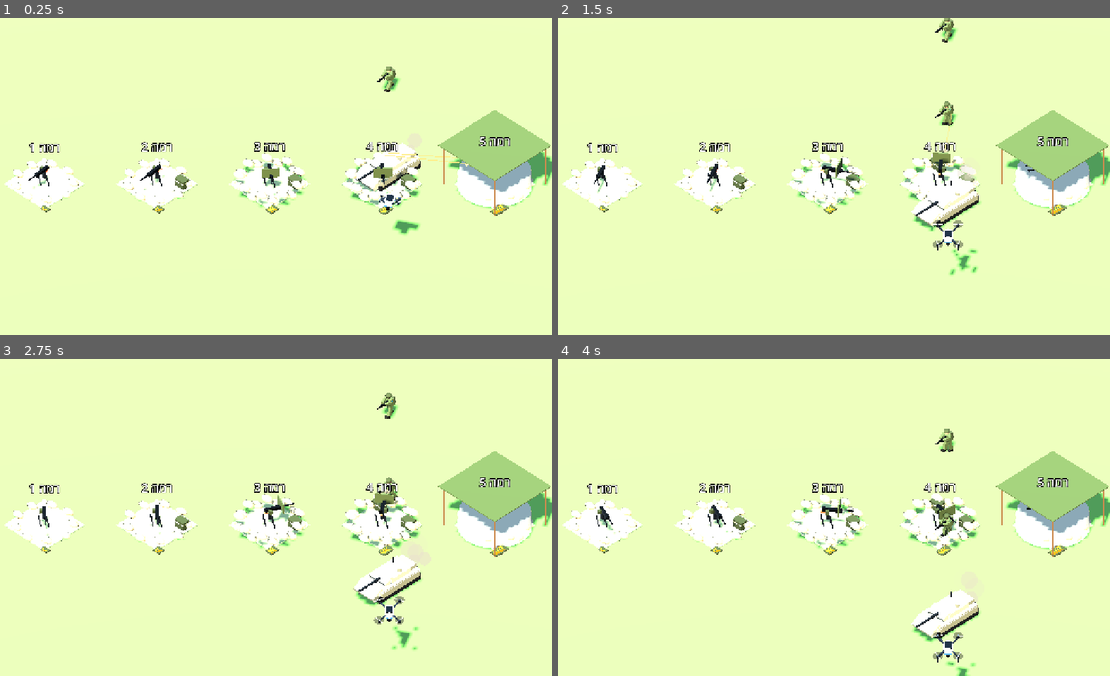
Above: before the commit, frames 1-4 (two rows, left to right).
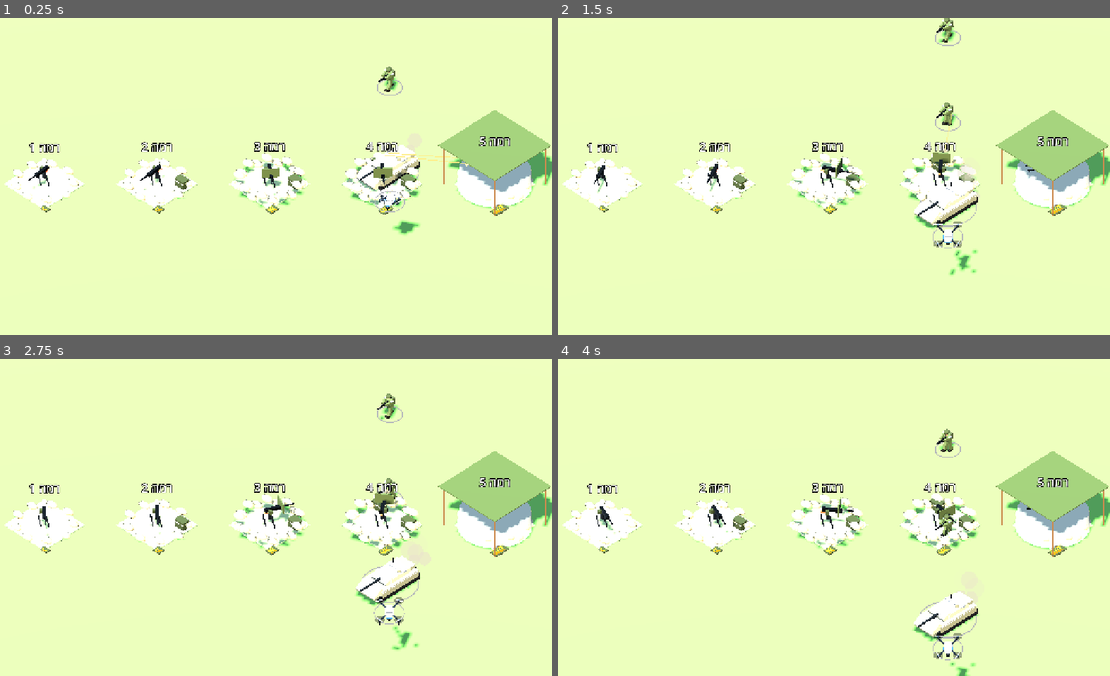
Above: after the commit, the same moments.

Repository: skywatchcom-design/drone-kingdom
Game: Godot game, scene res://scenes/dev/gallery.tscn
Two runs of this game, one before a commit and one after it. Both use one fixed random seed, a clock stepped at 60 frames per second and the inputs below. This scene is started directly instead of the project's main scene.
Inputs (mouse positions are in pixels of both pictures, inside the frame that each line leads up to):
- Up to frame 1 (0.25 s): no input
- Up to frame 2 (1.5 s): move the mouse to (949, 160) at 0.52 s; click (949, 160) at 0.67 s; drag from (712, 192) to (800, 239) at 1.27 s
- Up to frame 3 (2.75 s): move the mouse to (325, 447) at 2.02 s; click (325, 447) at 2.17 s
- Up to frame 4 (4 s): drag from (800, 580) to (657, 469) at 2.77 s; move the mouse to (999, 565) at 3.52 s; click (999, 565) at 3.67 s

The runs differ from the first frame. In frame 1, 0.4% of the frame differs, in the area x 63-77%, y 15-68%; in frame 2, 0.6%, in the area x 63-77%, y 0-80%; in frame 3, 0.6%; in frame 4, 0.6%.

Commit message:
Five clearly different levels for soldiers, engineers, the tank and drones
- Units grow with level, change silhouette and wear their level color (none, silver,
  blue, red, gold), with a matching ring under them, so an enemy can read the level.
- Infantry: patches, plate vest and LMG, dark armor and radio, full armor with a glowing
  visor and a multi-barrel gun. Engineers: tool belt, bulky suit, detector and satchel,
  bomb suit with a small robot. Tank: stripes, reactive armor and long gun, dark camo and
  smoke launchers, big twin-barrel turret with glowing protection.
- Drones keep their approved models with a level layer: courier to graphite with six
  rotors, scout to a black stealth wing, heavy lifter to black and gold with two winches.
- Dev gallery shows units and drones at all five levels.

Co-Authored-By: Claude Opus 5.5 <noreply@anthropic.com>

Diff:
--- a/scripts/dev/gallery.gd
+++ b/scripts/dev/gallery.gd
@@ -1,6 +1,6 @@
 extends Node3D
-## Dev tool: one structure at levels 1 to 5 side by side, to check that every level looks
-## different. Run: godot --path . res://scenes/dev/gallery.tscn -- --type mg
+## Dev tool: one structure, unit or drone at levels 1 to 5 side by side, to check that every
+## level looks different. Run: godot --path . res://scenes/dev/gallery.tscn -- --type mg
 ## Defenses fire at a few dummy soldiers, tanks and drones passing in front.
 
 var defenses: Array[Defense] = []
@@ -20,7 +20,9 @@
 	for lvl in range(1, Catalog.MAX_LEVEL + 1):
 		var at := Vector3((lvl - 3) * 7.5, 0, -(lvl - 3) * 7.5)
 		MeshKit.add(self, MeshKit.box(Vector3(5.4, 0.12, 5.4)), MeshKit.mat(Color(0.6, 0.67, 0.48), 0.9), at + Vector3(0, 0.06, 0))
-		if Catalog.is_defense(type):
+		if Catalog.DRONES.has(type) or Catalog.GROUND.has(type):
+			_unit_at(type, lvl, at)
+		elif Catalog.is_defense(type):
 			var d := Catalog.make_defense(type)
 			add_child(d)
 			d.position = at
@@ -46,6 +48,26 @@
 		dummies.append(u)
 
 
+## A unit at `lvl` on its pad, looping its showcase moves (drones hover above it).
+func _unit_at(type: String, lvl: int, at: Vector3) -> void:
+	var stats := Catalog.unit_stats(type, lvl)
+	if Catalog.DRONES.has(type):
+		var d := Drone.new()
+		d.configure(stats)
+		d.showcase = true
+		d.position = at + Vector3(0, 2.4, 0)
+		add_child(d)
+		return
+	var count := mini(int(stats.get("squad", 1)), 2)
+	for i in count:
+		var u := GroundUnit.new()
+		u.configure(stats)
+		u.showcase = true
+		u.kneels = i % 2 == 1
+		u.position = at + Vector3((i - (count - 1) / 2.0) * 1.8, 0.12, 0)
+		add_child(u)
+
+
 func _process(delta: float) -> void:
 	_t += delta
 	for k in dummies.size():
--- a/scripts/raid/drone.gd
+++ b/scripts/raid/drone.gd
@@ -13,6 +13,7 @@
 
 var max_speed := 10.0
 var body_scale := 1.6
+var level := 1
 var gear_height := 1.0
 ## Hangar preview: no flight, signature moves on a loop.
 var showcase := false
@@ -57,7 +58,9 @@
 	max_speed = float(stats["speed"])
 	max_health = float(stats["health"])
 	health = max_health
-	body_scale = float(stats["scale"])
+	level = int(stats.get("level", 1))
+	# Higher levels are visibly bigger.
+	body_scale = float(stats["scale"]) * (0.85 + 0.1 * level)
 	dps = float(stats.get("dps", dps))
 	prefers = stats.get("prefers", prefers)
 	fire_interval = float(stats.get("fire", fire_interval))
@@ -72,6 +75,10 @@
 	_body.scale = Vector3.ONE * body_scale
 	add_child(_body)
 	_parts = DroneModels.build(kind, _body)
+	DroneModels.add_level(kind, _body, level, _parts)
+	# A ring in the level color around the drone.
+	var ring := MeshKit.add(_body, MeshKit.ring(0.95 if kind != "heavy" else 1.4, 0.05), MeshKit.glow(UnitModels.LEVEL_COLORS[clampi(level, 1, 5) - 1], 0.85), Vector3(0, -0.12, 0))
+	ring.cast_shadow = GeometryInstance3D.SHADOW_CASTING_SETTING_OFF
 	gear_height = float(_parts["bottom"]) * body_scale
 	_net = MeshKit.add(_body, MeshKit.sphere(1.0, 12), MeshKit.glow(Color(0.92, 0.96, 1.0), 0.35))
 	_net.visible = false
--- a/scripts/raid/drone_models.gd
+++ b/scripts/raid/drone_models.gd
@@ -170,3 +170,110 @@
 	p["weight"] = weight
 	p["bottom"] = 1.1
 	return p
+
+
+# ---------------------------------------------------------------- levels
+
+## Adds what each level looks like on top of the approved model (sketch Th5mNJUuSD5d77XEMeRnqE),
+## so an enemy can read the level at a glance. The Drone also grows with level.
+##   courier: Lv2 a battery pack; Lv3 prop guards and a second camera; Lv4 a graphite shell and
+##            armor pods; Lv5 two extra rotors, a third camera, a red laser and a gold band.
+##   scout:   Lv2 tall antennas; Lv3 red plates, prop guards and a black canopy; Lv4 an extra
+##            battery and a brighter glow; Lv5 a black stealth wing with glowing ducted fans.
+##   heavy:   Lv2 a bigger weight; Lv3 two more rotor pods and an orange cargo box; Lv4 armor
+##            plates; Lv5 black and gold with a second winch.
+static func add_level(kind: String, body: Node3D, level: int, p: Dictionary) -> void:
+	var band := UnitModels.level_material(level)
+	match kind:
+		"courier":
+			_courier_level(body, level, p, band)
+		"scout":
+			_scout_level(body, level, p, band)
+		"heavy":
+			_heavy_level(body, level, p, band)
+
+
+static func _guard(parent: Node3D, pos: Vector3, radius: float, mat: Material) -> void:
+	var ring := MeshKit.add(parent, MeshKit.ring(radius, 0.04), mat, pos)
+	ring.cast_shadow = GeometryInstance3D.SHADOW_CASTING_SETTING_OFF
+
+
+static func _courier_level(body: Node3D, level: int, p: Dictionary, band: Material) -> void:
+	var graphite := MeshKit.mat(Color(0.23, 0.25, 0.28), 0.4, 0.5)
+	MeshKit.add(body, MeshKit.box(Vector3(0.42, 0.04, 0.6)), band, Vector3(0, 0.2, -0.05))
+	if level >= 2:
+		MeshKit.add(body, MeshKit.box(Vector3(0.34, 0.12, 0.3)), graphite, Vector3(0, 0.24, -0.25))
+	if level >= 3:
+		for hinge: Node3D in p["arms"]:
+			var sz: float = hinge.get_meta("sz")
+			_guard(hinge, Vector3(0, 0.13, sz * 0.62), 0.34, graphite)
+		var gimbal: Node3D = p["gimbal"]
+		MeshKit.add(gimbal, MeshKit.sphere(0.08, 16), MeshKit.mat(Color(0.08, 0.09, 0.11), 0.25, 0.4), Vector3(0.14, -0.05, 0.02))
+	if level >= 4:
+		UnitModels.recolor(body, Color(0.95, 0.96, 0.97), Color(0.2, 0.21, 0.24))
+		for sx in [-1.0, 1.0]:
+			MeshKit.add(body, MeshKit.box(Vector3(0.1, 0.16, 0.5)), graphite, Vector3(sx * 0.32, -0.02, 0.05))
+	if level >= 5:
+		var blade := MeshKit.mat(Color(0.6, 0.63, 0.66), 0.45, 0.2)
+		for sx in [-1.0, 1.0]:
+			MeshKit.add(body, MeshKit.box(Vector3(0.55, 0.05, 0.08)), graphite, Vector3(sx * 0.5, 0.05, 0))
+			_propeller(body, Vector3(sx * 0.8, 0.15, 0), 0.26, 2, blade, p)
+			_guard(body, Vector3(sx * 0.8, 0.15, 0), 0.3, band)
+		var gimbal: Node3D = p["gimbal"]
+		MeshKit.add(gimbal, MeshKit.sphere(0.08, 16), MeshKit.mat(Color(0.08, 0.09, 0.11), 0.25, 0.4), Vector3(-0.14, -0.05, 0.02))
+		var laser := MeshKit.add(gimbal, MeshKit.sphere(0.035, 8), MeshKit.glow(Color(1.0, 0.15, 0.15)), Vector3(0, -0.13, 0.12))
+		laser.cast_shadow = GeometryInstance3D.SHADOW_CASTING_SETTING_OFF
+		MeshKit.add(body, MeshKit.box(Vector3(0.58, 0.04, 1.0)), band, Vector3(0, -0.05, 0))
+
+
+static func _scout_level(body: Node3D, level: int, p: Dictionary, band: Material) -> void:
+	var carbon := MeshKit.mat(Color(0.07, 0.075, 0.09), 0.55, 0.35)
+	MeshKit.add(body, MeshKit.box(Vector3(0.5, 0.04, 0.3)), band, Vector3(0, 0.33, -0.05))
+	if level >= 2:
+		for sx in [-1.0, 1.0]:
+			MeshKit.add(body, MeshKit.cyl(0.012, 0.012, 0.6, 6), carbon, Vector3(sx * 0.18, 0.62, -0.4))
+	if level >= 3:
+		UnitModels.recolor(body, Color(1.0, 0.42, 0.0), Color(0.84, 0.15, 0.12))
+		for corner in [Vector2(1, 1), Vector2(1, -1), Vector2(-1, 1), Vector2(-1, -1)]:
+			_guard(body, Vector3(corner.x * 0.7, 0.17, corner.y * 0.7), 0.4, carbon)
+		var canopy := MeshKit.add(body, MeshKit.sphere(0.2, 14), MeshKit.mat(Color(0.05, 0.05, 0.06), 0.15, 0.6), Vector3(0, 0.3, 0.3))
+		canopy.scale = Vector3(1, 0.6, 1.4)
+	if level >= 4:
+		MeshKit.add(body, MeshKit.box(Vector3(0.26, 0.12, 0.34)), MeshKit.mat(Color(0.2, 0.2, 0.22), 0.4), Vector3(0, -0.08, -0.2))
+		var glow: MeshInstance3D = p["glow"]
+		glow.scale = Vector3(1.5, 1, 1.4)
+	if level >= 5:
+		UnitModels.recolor(body, Color(0.84, 0.15, 0.12), Color(0.08, 0.08, 0.09))
+		var wing := CSGPolygon3D.new()
+		wing.polygon = PackedVector2Array([Vector2(0, 1.2), Vector2(1.1, -0.7), Vector2(0, -0.4), Vector2(-1.1, -0.7)])
+		wing.depth = 0.06
+		wing.material = MeshKit.mat(Color(0.06, 0.06, 0.07), 0.3, 0.5)
+		wing.rotation.x = PI / 2.0
+		wing.position.y = 0.05
+		body.add_child(wing)
+		for corner in [Vector2(1, 1), Vector2(1, -1), Vector2(-1, 1), Vector2(-1, -1)]:
+			_guard(body, Vector3(corner.x * 0.7, 0.17, corner.y * 0.7), 0.42, MeshKit.glow(Color(0.0, 1.0, 0.82), 0.9))
+
+
+static func _heavy_level(body: Node3D, level: int, p: Dictionary, band: Material) -> void:
+	var gun := MeshKit.mat(Color(0.17, 0.19, 0.22), 0.35, 0.75)
+	MeshKit.add(body, MeshKit.box(Vector3(0.82, 0.06, 0.97)), band, Vector3(0, 0.42, 0))
+	var weight: Node3D = p["weight"]
+	weight.scale = Vector3.ONE * [1.0, 1.35, 1.5, 1.6, 1.7][clampi(level, 1, 5) - 1]
+	if level >= 3:
+		var blade := MeshKit.mat(Color(0.13, 0.14, 0.17), 0.4, 0.2)
+		for a in [0.0, PI]:
+			var tip := Vector3(sin(a) * 1.7, 0.12, cos(a) * 1.7)
+			MeshKit.add(body, MeshKit.cyl(0.07, 0.07, 1.2, 12), gun, tip * 0.6).rotation = Vector3(0, a - PI / 2.0, PI / 2.0)
+			MeshKit.add(body, MeshKit.cyl(0.15, 0.15, 0.4, 20), gun, tip)
+			_propeller(body, tip + Vector3(0, 0.25, 0), 0.6, 2, blade, p)
+		UnitModels.recolor(body, Color(0.19, 0.21, 0.24), Color(0.55, 0.35, 0.16))
+	if level >= 4:
+		for sx in [-1.0, 1.0]:
+			MeshKit.add(body, MeshKit.box(Vector3(0.08, 0.42, 1.1)), gun, Vector3(sx * 0.56, 0.0, 0))
+	if level >= 5:
+		UnitModels.recolor(body, Color(0.95, 0.72, 0.02), Color(0.1, 0.1, 0.11))
+		for z in [-0.3, 0.3]:
+			MeshKit.add(body, MeshKit.box(Vector3(1.08, 0.05, 0.05)), UnitModels.level_material(5), Vector3(0, 0.26, z))
+		MeshKit.add(body, MeshKit.cyl(0.012, 0.012, 0.9, 6), MeshKit.mat(Color(0.05, 0.05, 0.05), 0.6), Vector3(0.3, -1.25, 0))
+		MeshKit.add(body, MeshKit.box(Vector3(0.4, 0.35, 0.4)), MeshKit.mat(Color(0.35, 0.39, 0.43), 0.35, 0.8), Vector3(0.3, -1.85, 0))
--- a/scripts/raid/ground_unit.gd
+++ b/scripts/raid/ground_unit.gd
@@ -18,6 +18,7 @@
 var attack_range := 6.0
 var prefers := "any"
 var model_scale := 2.2
+var level := 1
 var fire_cooldown := randf() * 0.4
 ## Whether this soldier kneels to fire (every other infantry soldier does).
 var kneels := false
@@ -53,14 +54,20 @@
 	fire_interval = float(stats.get("fire", fire_interval))
 	attack_range = float(stats.get("range", attack_range))
 	prefers = stats.get("prefers", prefers)
-	model_scale = 1.15 if kind == "armor" else 2.2
+	level = int(stats.get("level", 1))
+	# Higher levels are visibly bigger.
+	model_scale = (1.15 * (0.9 + 0.05 * level)) if kind == "armor" else (2.2 * (0.9 + 0.06 * level))
 
 
 func _ready() -> void:
 	_model = Node3D.new()
 	_model.scale = Vector3.ONE * model_scale
 	add_child(_model)
-	_parts = UnitModels.build(kind, _model)
+	_parts = UnitModels.build(kind, _model, level)
+	# A ring in the level color underfoot (defenders wear a red one instead).
+	if not has_meta("home") and not showcase:
+		var ring := MeshKit.add(self, MeshKit.ring(body_radius() + 0.35, 0.1), MeshKit.glow(UnitModels.LEVEL_COLORS[clampi(level, 1, 5) - 1], 0.85), Vector3(0, 0.07, 0))
+		ring.cast_shadow = GeometryInstance3D.SHADOW_CASTING_SETTING_OFF
 	_yaw = rotation.y
 	rotation.y = 0.0
 
--- a/scripts/raid/unit_models.gd
+++ b/scripts/raid/unit_models.gd
@@ -1,6 +1,7 @@
 class_name UnitModels
 extends RefCounted
-## The approved ground-forces designs (sketch BD7VJUbaPSCevXsmgRoS2o), built from primitives.
+## The approved ground-forces designs (sketch BD7VJUbaPSCevXsmgRoS2o), built from primitives,
+## with a distinct look for every level (sketch Th5mNJUuSD5d77XEMeRnqE).
 ## Each build returns the moving parts GroundUnit animates. Forward is local +Z.
 ##   soldier:  olive uniform, covered helmet, vest with pouches, backpack, carbine, and a small
 ##             blue-and-white shoulder patch. Engineers wear a sand-orange vest and carry a shovel.
@@ -17,13 +18,146 @@
 const WHITE := Color(0.95, 0.95, 0.95)
 
 
-static func build(kind: String, root: Node3D) -> Dictionary:
+## Every level is readable from across the base: the unit grows (GroundUnit), its
+## silhouette changes, and it wears its level color on the shoulders or hull.
+static func build(kind: String, root: Node3D, level: int = 1) -> Dictionary:
+	var p: Dictionary
 	match kind:
 		"armor":
-			return _tank(root)
+			p = _tank(root)
+			_tank_level(root, p, level)
 		"engineers":
-			return _soldier(root, Color(0.77, 0.54, 0.17), Color(0.42, 0.35, 0.2), true)
-	return _soldier(root, Color(0.333, 0.376, 0.235), Color(0.3, 0.325, 0.22), false)
+			p = _soldier(root, Color(0.77, 0.54, 0.17), Color(0.42, 0.35, 0.2), true)
+			_engineer_level(root, p, level)
+		_:
+			p = _soldier(root, Color(0.333, 0.376, 0.235), Color(0.3, 0.325, 0.22), false)
+			_infantry_level(root, p, level)
+	return p
+
+
+## Swaps one exact color for another on every mesh under `node` (each mesh has its own material).
+static func recolor(node: Node, from: Color, to: Color) -> void:
+	for mi in node.find_children("*", "MeshInstance3D", true, false):
+		var m := (mi as MeshInstance3D).material_override as StandardMaterial3D
+		if m != null and absf(m.albedo_color.r - from.r) < 0.01 and absf(m.albedo_color.g - from.g) < 0.01 and absf(m.albedo_color.b - from.b) < 0.01:
+			var copy := m.duplicate() as StandardMaterial3D
+			copy.albedo_color = Color(to, m.albedo_color.a)
+			(mi as MeshInstance3D).material_override = copy
+
+
+static func _shoulder_patches(torso: Node3D, level: int) -> void:
+	for sx in [-1.0, 1.0]:
+		MeshKit.add(torso, MeshKit.box(Vector3(0.09, 0.04, 0.14)), level_material(level), Vector3(sx * 0.21, 0.42, 0))
+
+
+## Infantry by level: Lv2 level patches; Lv3 a heavy plate vest, shoulder pads, goggles and a
+## light machine gun with a drum; Lv4 dark armor and a tall radio antenna; Lv5 full armor, a
+## closed helmet with a glowing visor and a multi-barrel gun.
+static func _infantry_level(root: Node3D, p: Dictionary, level: int) -> void:
+	var torso: Node3D = p["torso"]
+	var rifle: Node3D = (p["muzzle"] as Node3D).get_parent()
+	var dark := MeshKit.mat(Color(0.17, 0.18, 0.16), 0.6)
+	_shoulder_patches(torso, level)
+	if level >= 3:
+		MeshKit.add(torso, MeshKit.box(Vector3(0.44, 0.33, 0.31)), MeshKit.mat(OLIVE_DARK, 0.8), Vector3(0, 0.24, 0))
+		for sx in [-1.0, 1.0]:
+			MeshKit.add(torso, MeshKit.box(Vector3(0.15, 0.1, 0.21)), MeshKit.mat(OLIVE_DARK, 0.7), Vector3(sx * 0.26, 0.43, 0))
+		MeshKit.add(torso, MeshKit.box(Vector3(0.21, 0.05, 0.06)), dark, Vector3(0, 0.58, 0.12))
+		MeshKit.add(rifle, MeshKit.cyl(0.075, 0.075, 0.08, 14), dark, Vector3(0, -0.1, 0.12)).rotation.z = PI / 2.0
+		MeshKit.add(rifle, MeshKit.box(Vector3(0.06, 0.07, 0.3)), dark, Vector3(0, 0.0, 0.45))
+		(p["muzzle"] as Node3D).position.z = 0.62
+	if level >= 4:
+		recolor(root, OLIVE, Color(0.25, 0.27, 0.23))
+		recolor(root, OLIVE_DARK, Color(0.17, 0.18, 0.16))
+		MeshKit.add(torso, MeshKit.cyl(0.01, 0.01, 0.85, 4), dark, Vector3(-0.1, 0.72, -0.22))
+	if level >= 5:
+		var helm := MeshKit.add(torso, MeshKit.sphere(0.165, 14), MeshKit.mat(Color(0.12, 0.13, 0.14), 0.4, 0.4), Vector3(0, 0.58, 0))
+		helm.scale = Vector3(1, 0.95, 1.08)
+		var visor := MeshKit.add(torso, MeshKit.box(Vector3(0.21, 0.06, 0.04)), MeshKit.glow(Color(0.37, 0.88, 1.0)), Vector3(0, 0.57, 0.16))
+		visor.cast_shadow = GeometryInstance3D.SHADOW_CASTING_SETTING_OFF
+		for i in 4:
+			var a := i * PI / 2.0
+			MeshKit.add(rifle, MeshKit.cyl(0.016, 0.016, 0.42, 6), dark, Vector3(cos(a) * 0.035, sin(a) * 0.035, 0.7)).rotation.x = PI / 2.0
+		(p["muzzle"] as Node3D).position.z = 0.9
+		MeshKit.add(torso, MeshKit.box(Vector3(0.45, 0.05, 0.32)), level_material(5), Vector3(0, 0.38, 0))
+
+
+## Engineers by level: Lv2 a tool belt; Lv3 a bulky protective suit and goggles; Lv4 a mine
+## detector and a satchel of charges; Lv5 a full bomb suit with an amber visor and a small
+## tracked robot at their side.
+static func _engineer_level(root: Node3D, p: Dictionary, level: int) -> void:
+	var torso: Node3D = p["torso"]
+	var dark := MeshKit.mat(Color(0.2, 0.2, 0.18), 0.7)
+	_shoulder_patches(torso, level)
+	if level >= 2:
+		MeshKit.add(torso, MeshKit.box(Vector3(0.42, 0.07, 0.25)), MeshKit.mat(Color(0.25, 0.2, 0.14), 0.8), Vector3(0, 0.02, 0))
+		for sx in [-0.14, 0.0, 0.14]:
+			MeshKit.add(torso, MeshKit.box(Vector3(0.06, 0.08, 0.05)), dark, Vector3(sx, 0.0, 0.14))
+	if level >= 3:
+		torso.scale = Vector3(1.2, 1.0, 1.2)
+		for hip: Node3D in p["hips"]:
+			hip.scale = Vector3(1.25, 1.0, 1.25)
+		MeshKit.add(torso, MeshKit.box(Vector3(0.21, 0.05, 0.06)), dark, Vector3(0, 0.58, 0.12))
+	if level >= 4:
+		var stick := MeshKit.add(torso, MeshKit.cyl(0.012, 0.012, 0.7, 4), dark, Vector3(-0.22, 0.05, 0.25))
+		stick.rotation.x = 0.9
+		MeshKit.add(torso, MeshKit.cyl(0.1, 0.1, 0.02, 12), MeshKit.mat(Color(0.3, 0.3, 0.3), 0.5), Vector3(-0.22, -0.2, 0.5))
+		MeshKit.add(torso, MeshKit.box(Vector3(0.3, 0.22, 0.18)), MeshKit.mat(Color(0.23, 0.23, 0.18), 0.7), Vector3(-0.2, 0.1, -0.24))
+	if level >= 5:
+		var suit := MeshKit.add(torso, MeshKit.sphere(0.3, 14), MeshKit.mat(Color(0.85, 0.53, 0.17), 0.8), Vector3(0, 0.22, 0))
+		suit.scale = Vector3(1, 0.9, 0.85)
+		var helm := MeshKit.add(torso, MeshKit.sphere(0.17, 14), MeshKit.mat(Color(0.8, 0.5, 0.16), 0.7), Vector3(0, 0.58, 0))
+		helm.scale = Vector3(1, 1, 1.05)
+		var visor := MeshKit.add(torso, MeshKit.box(Vector3(0.2, 0.08, 0.04)), MeshKit.glow(Color(1.0, 0.75, 0.29)), Vector3(0, 0.58, 0.16))
+		visor.cast_shadow = GeometryInstance3D.SHADOW_CASTING_SETTING_OFF
+		var bot := Node3D.new()
+		bot.position = Vector3(0.55, 0, 0.3)
+		root.add_child(bot)
+		MeshKit.add(bot, MeshKit.box(Vector3(0.3, 0.1, 0.4)), MeshKit.mat(Color(0.13, 0.13, 0.13), 0.6), Vector3(0, 0.06, 0))
+		MeshKit.add(bot, MeshKit.box(Vector3(0.2, 0.12, 0.22)), MeshKit.mat(Color(0.85, 0.53, 0.17), 0.6), Vector3(0, 0.17, 0))
+		MeshKit.add(bot, MeshKit.cyl(0.012, 0.012, 0.25, 4), MeshKit.mat(METAL, 0.5, 0.6), Vector3(0, 0.32, 0.05))
+		MeshKit.add(torso, MeshKit.box(Vector3(0.45, 0.05, 0.32)), level_material(5), Vector3(0, 0.0, 0))
+
+
+## The tank by level: Lv2 level-color stripes down the hull and an antenna; Lv3 reactive armor
+## tiles, a longer gun with a muzzle brake and a roof machine gun; Lv4 dark camouflage and smoke
+## launchers; Lv5 a bigger turret with twin barrels and a glowing active protection system.
+static func _tank_level(root: Node3D, p: Dictionary, level: int) -> void:
+	var turret: Node3D = p["turret"]
+	var gun: Node3D = p["gun"]
+	var metal := MeshKit.mat(METAL, 0.6, 0.5)
+	var tile := MeshKit.mat(Color(0.6, 0.58, 0.47), 0.8)
+	if level >= 2:
+		for sx in [-1.0, 1.0]:
+			MeshKit.add(root, MeshKit.box(Vector3(0.2, 0.12, 4.3)), level_material(level), Vector3(sx * 1.35, 0.95, 0))
+		MeshKit.add(turret, MeshKit.cyl(0.02, 0.02, 1.4, 6), metal, Vector3(0.7, 1.0, -0.9))
+	MeshKit.add(turret, MeshKit.box(Vector3(1.92, 0.08, 0.6)), level_material(level), Vector3(0, 0.42, -0.5))
+	if level >= 3:
+		for sx in [-1.0, 1.0]:
+			for i in 6:
+				MeshKit.add(root, MeshKit.box(Vector3(0.1, 0.32, 0.55)), tile, Vector3(sx * 1.4, 0.72, -1.6 + i * 0.66))
+		for i in 4:
+			MeshKit.add(turret, MeshKit.box(Vector3(0.4, 0.2, 0.08)), tile, Vector3(-0.7 + i * 0.45, 0.25, 1.85))
+		MeshKit.add(gun, MeshKit.cyl(0.09, 0.09, 0.7, 12), metal, Vector3(0, 0, 3.35)).rotation.x = PI / 2.0
+		MeshKit.add(gun, MeshKit.cyl(0.14, 0.14, 0.3, 12), metal, Vector3(0, 0, 3.75)).rotation.x = PI / 2.0
+		(p["muzzle"] as Node3D).position.z = 3.95
+		MeshKit.add(turret, MeshKit.box(Vector3(0.08, 0.25, 0.6)), metal, Vector3(0.55, 0.62, 0.2))
+		MeshKit.add(turret, MeshKit.cyl(0.03, 0.03, 0.5, 8), metal, Vector3(0.55, 0.68, 0.5)).rotation.x = PI / 2.0
+	if level >= 4:
+		recolor(root, SINAI, Color(0.49, 0.48, 0.38))
+		recolor(root, SINAI_DARK, Color(0.36, 0.36, 0.29))
+		for i in 5:
+			MeshKit.add(root, MeshKit.box(Vector3(2.32, 0.04, 0.35)), MeshKit.mat(Color(0.24, 0.25, 0.2), 0.8), Vector3(0, 1.03, -1.8 + i * 0.9))
+		for sx in [-1.0, 1.0]:
+			for k in 3:
+				MeshKit.add(turret, MeshKit.cyl(0.06, 0.06, 0.25, 8), metal, Vector3(sx * 0.9, 0.45, 0.6 + k * 0.15)).rotation.z = sx * 0.9
+	if level >= 5:
+		turret.scale = Vector3.ONE * 1.2
+		MeshKit.add(gun, MeshKit.cyl(0.08, 0.1, 3.4, 12), metal, Vector3(0.32, 0, 1.9)).rotation.x = PI / 2.0
+		for sx in [-1.0, 1.0]:
+			MeshKit.add(turret, MeshKit.box(Vector3(0.35, 0.4, 0.35)), MeshKit.mat(Color(0.23, 0.25, 0.21), 0.6, 0.3), Vector3(sx * 1.15, 0.6, -0.3))
+			var aps := MeshKit.add(turret, MeshKit.box(Vector3(0.25, 0.28, 0.05)), MeshKit.glow(Color(0.37, 0.88, 1.0), 0.9), Vector3(sx * 1.15, 0.62, -0.11))
+			aps.cast_shadow = GeometryInstance3D.SHADOW_CASTING_SETTING_OFF
 
 
 static func _soldier(root: Node3D, vest_color: Color, gear_color: Color, engineer: bool) -> Dictionary:
